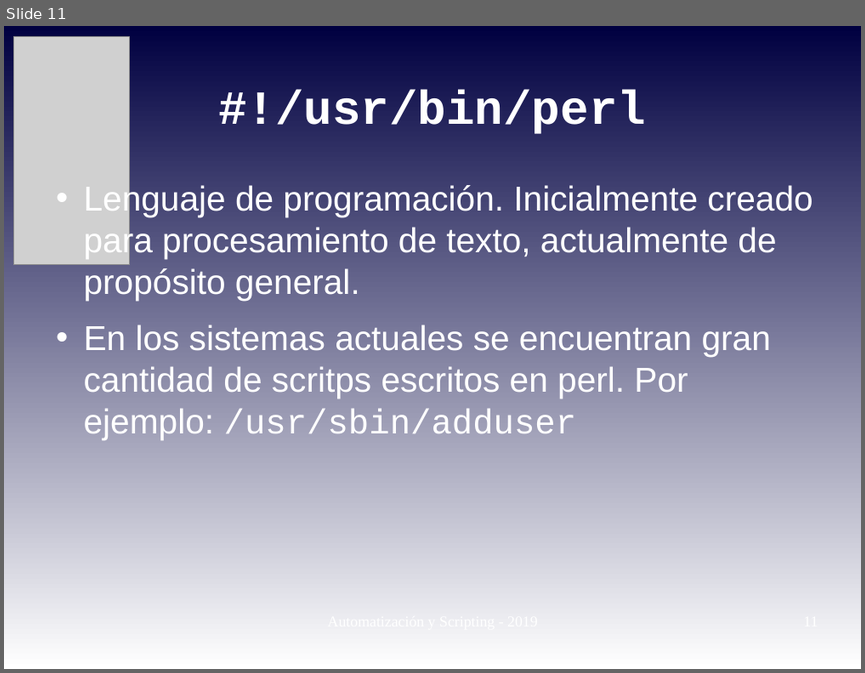
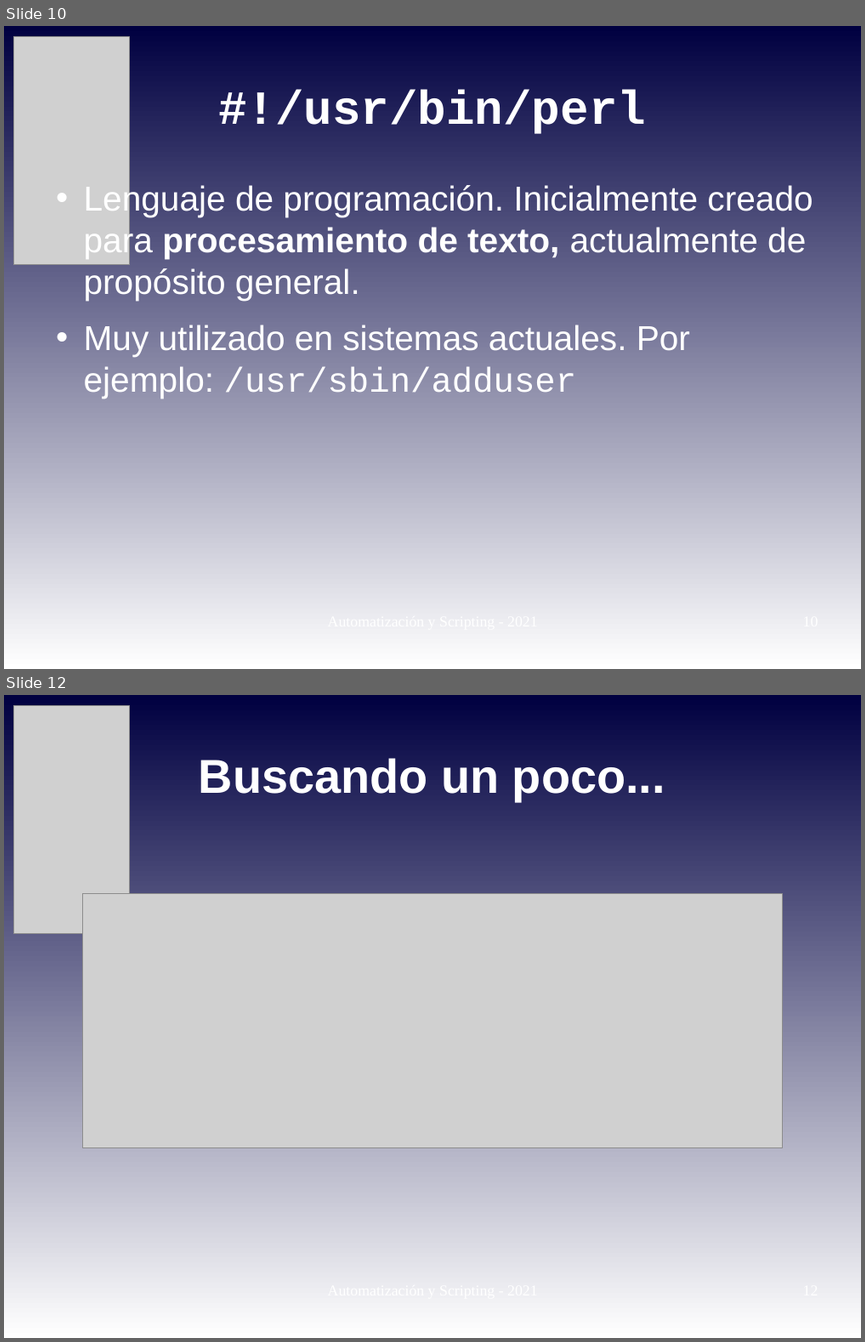
Before and after one commit to niniadcobre/-AutoyScripting, a slide deck: clases/AYS_clase08.odp. Shown one above the other, each under a label of ours: slide 11 before the commit, slides 10 and 12 after it; the slides between them are not shown. The pictures are 865x673 and 865x1342 pixels, drawn with LibreOffice and Linux fonts; fonts in the diff are those of the drawing; grey boxes stand for pictures. Boxes give left, top, right and bottom in pixels: in the first picture for what was removed or moved away, otherwise in the second. Text is boxed around its words. In the diff, an @@ line names an element or a change of style, - is before the commit and + after.

```diff
--- a/clases/AYS_clase08.odp
+++ b/clases/AYS_clase08.odp
@@ slide 12 added at (4,695,861,1338), background gradient #000040 to #FFFFFF @@
@@ picture added at (13,706,129,934) @@
@@ title added at (199,758,665,801), 44 pt, text #FFFFFF, bold @@
+Buscando un poco...
@@ picture added at (82,893,783,1147) @@
@@ what was slide 11 is now slide 10 @@
@@ slide 10 changed as well @@
@@ text at (84,183,812,300): bold on in "procesamiento de texto," @@
@@ text at (84,324,690,398): text changed @@
-• En los sistemas actuales se encuentran gran cantidad de scritps escritos en perl. Por ejemplo: /usr/sbin/adduser
+• Muy utilizado en sistemas actuales. Por ejemplo: /usr/sbin/adduser
```
Also in this commit, not shown: 9 other slides changed, 2 other slides added, 2 slides removed, 1 other file.
